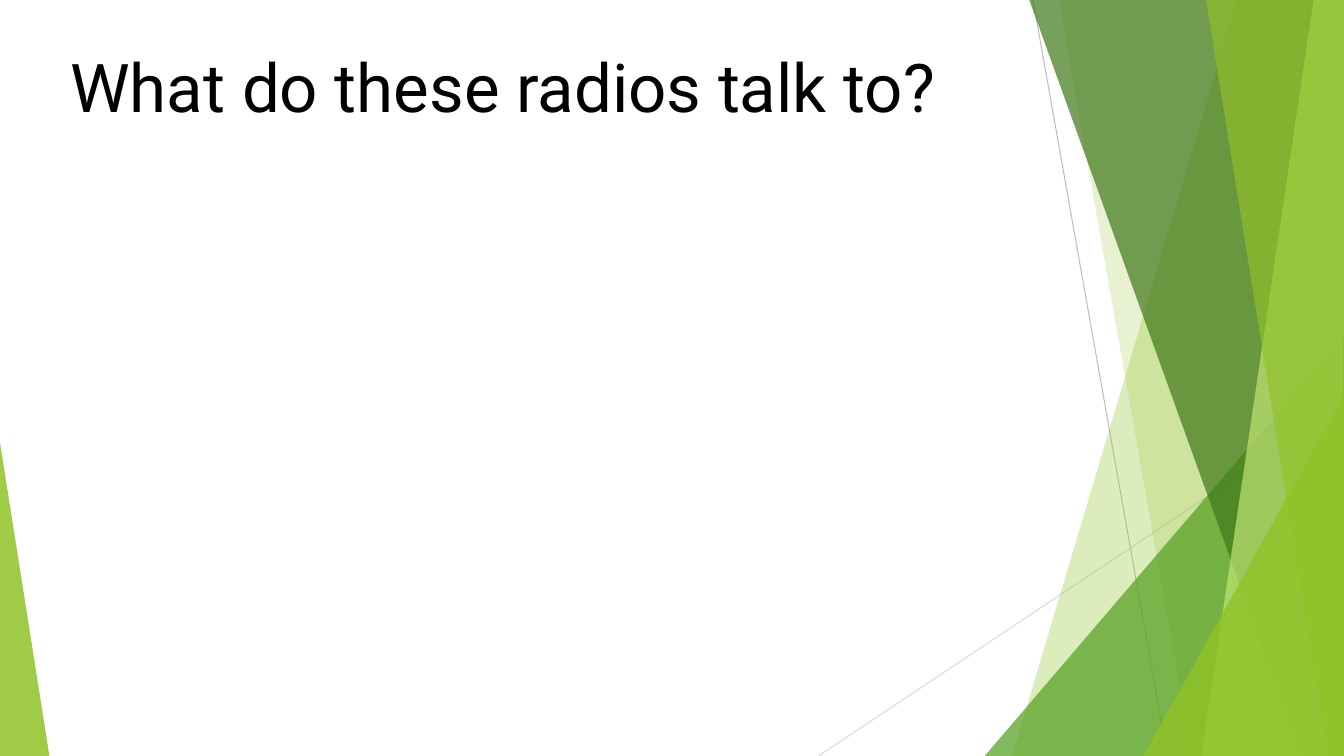
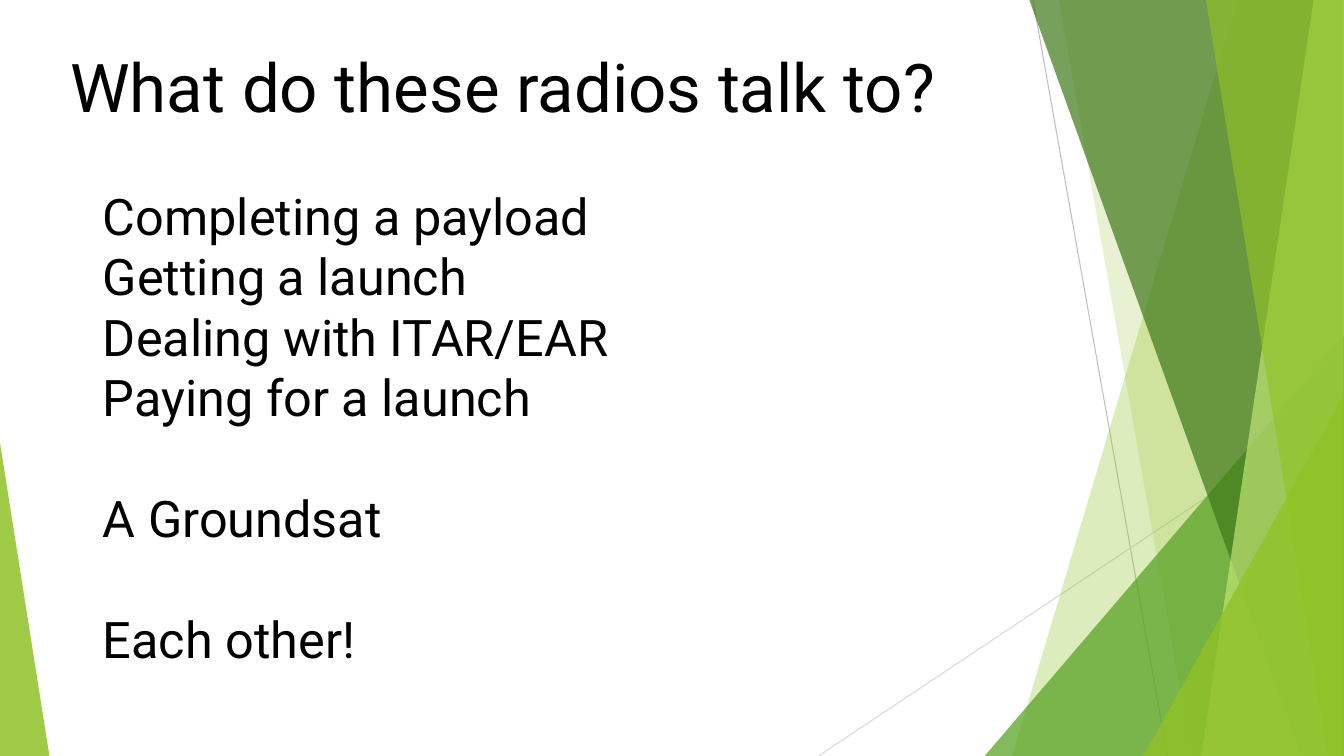
Before and after one commit to OpenResearchInstitute/documents, a slide deck: slide 13 of Papers_Articles_Presentations/Slide_Presentations/20180510Phase4ProjectUpdateForEARS.pptx. Drawn at 1344x756 pixels with LibreOffice and Linux fonts; fonts in the diff are those of the drawing. Boxes give left, top, right and bottom in pixels: in the first picture for what was removed or moved away, otherwise in the second. Text is boxed around its words. In the diff, an @@ line names an element or a change of style, - is before the commit and + after.

```diff
--- a/Papers_Articles_Presentations/Slide_Presentations/20180510Phase4ProjectUpdateForEARS.pptx
+++ b/Papers_Articles_Presentations/Slide_Presentations/20180510Phase4ProjectUpdateForEARS.pptx
@@ text added at box(103, 197, 608, 659), 36 pt, text #000000 @@
+Completing a payload
+Getting a launch
+Dealing with ITAR/EAR
+Paying for a launch
+A Groundsat
+Each other!
```
Also in this commit, not shown: 1 slide added, 1 slide removed, 1 other file.
